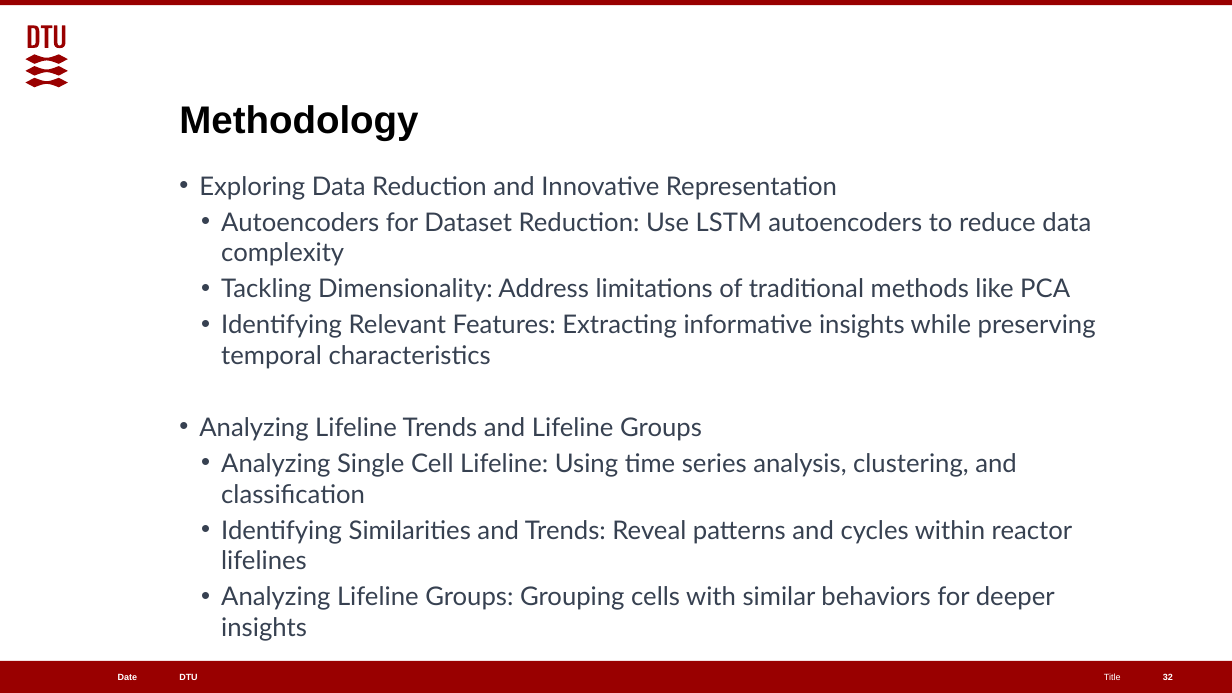
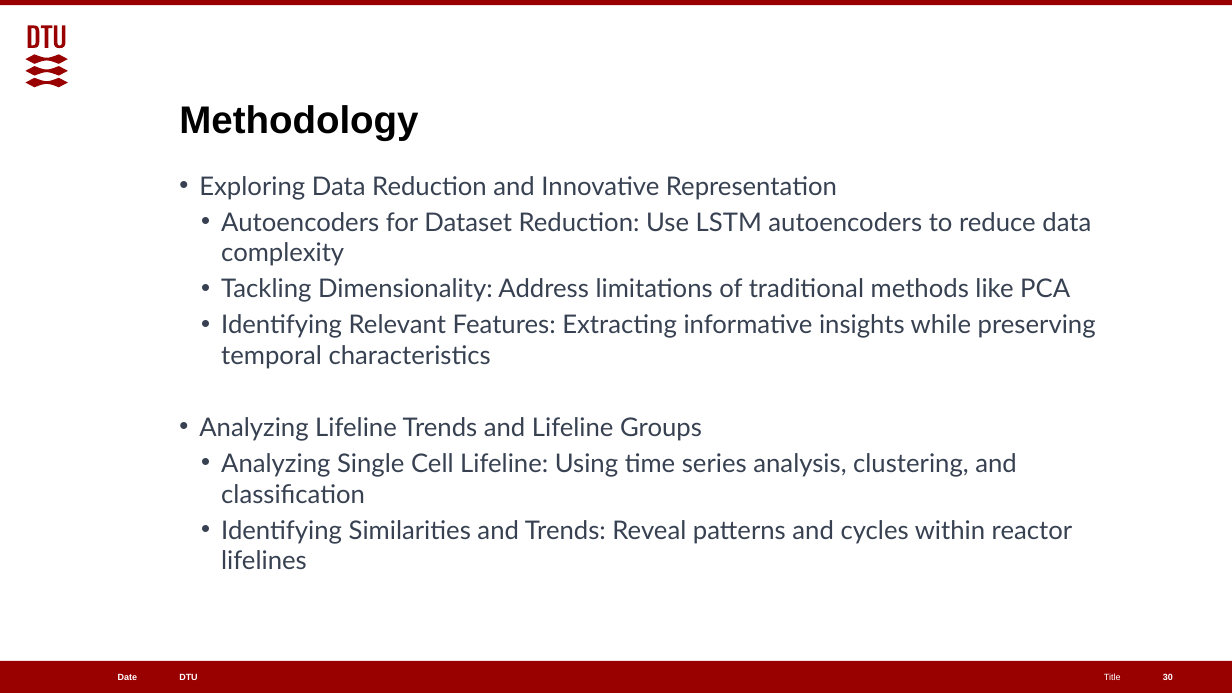
Before and after one commit to EGpineapples/Cell-Lifelines-Autoencoder, a slide deck: slide 30 of Classifying Metabolic Fluxes.pptx (slide 32 before the commit). Drawn at 1232x693 pixels with LibreOffice and Linux fonts; fonts in the diff are those of the drawing. Boxes give left, top, right and bottom in pixels: in the first picture for what was removed or moved away, otherwise in the second. Text is boxed around its words. In the diff, an @@ line names an element or a change of style, - is before the commit and + after.

```diff
--- a/Classifying Metabolic Fluxes.pptx
+++ b/Classifying Metabolic Fluxes.pptx
@@ text at [221, 586, 1055, 641]: paragraph removed @@
-  • Analyzing Lifeline Groups: Grouping cells with similar behaviors for deeper insights
```
Also in this commit, not shown: 8 other slides changed, 30 slides added.
